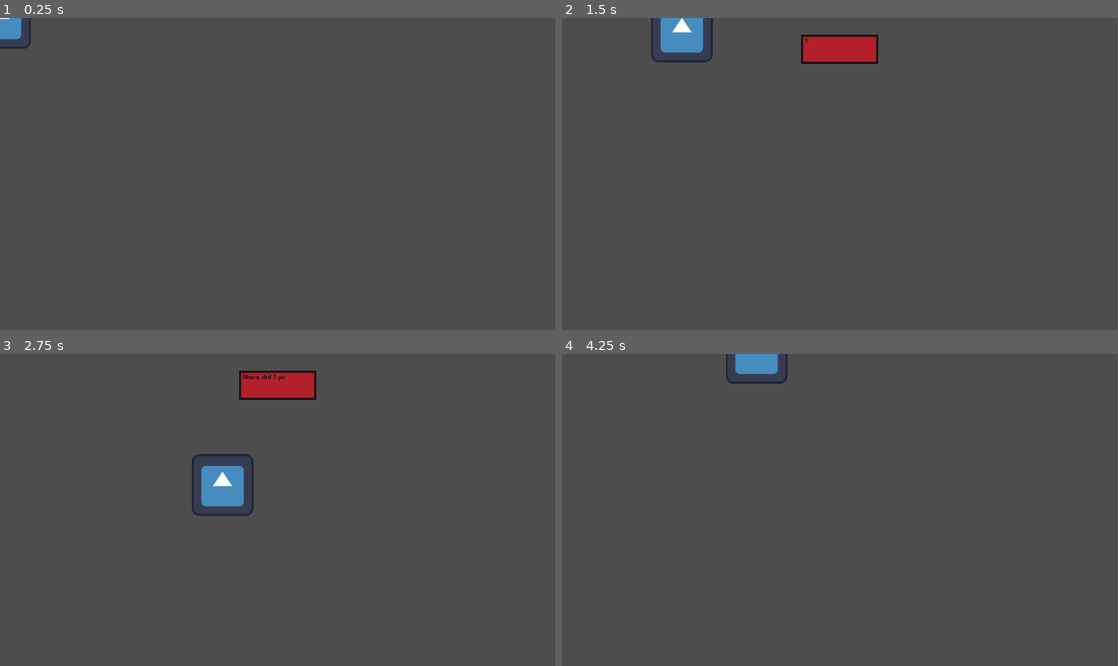
Above: before the commit, frames 1-4 (two rows, left to right).
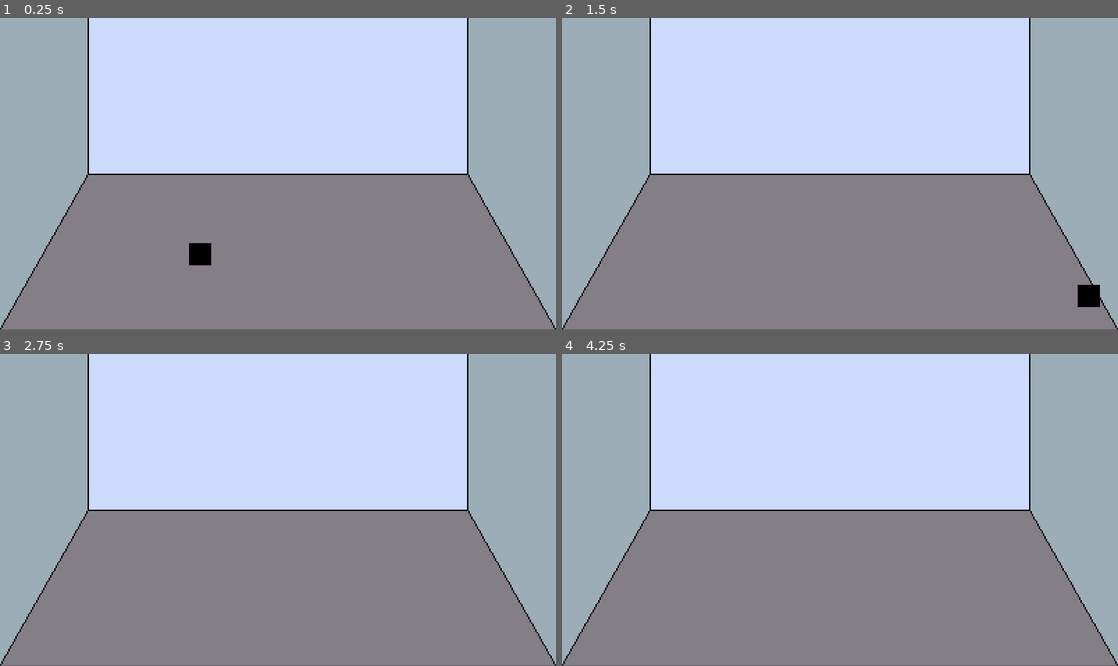
Above: after the commit, the same moments.

Repository: caden602/Project_Museum
Game: Godot game, scene res://scenes/levels/main.tscn
The game is run twice, just before and just after one commit, with the same random seed, the same clock (stepped at 60 frames per second) and the same inputs. The engine's default icon, where the game draws it, is replaced by a stand-in: a white triangle on a blue panel in a dark square.
Inputs:
- Up to frame 1 (0.25 s): no input
- Up to frame 2 (1.5 s): tap Enter at 0.5 s; hold D (move_right) 0.53-1.28 s; hold Space (space) 0.53-1.28 s; hold S (move_down) from 1.28 s (still down); tap Space (space) at 1.35 s
- Up to frame 3 (2.75 s): release S (move_down) at 2.03 s; hold D (move_right) from 2.03 s (still down); hold Space (space) from 2.03 s (still down)
- Up to frame 4 (4.25 s): release D (move_right) at 2.78 s; release Space (space) at 2.78 s; hold W (move_up) 2.78-3.53 s; tap Space (space) at 2.85 s; hold A (move_left) from 3.53 s (still down); hold Space (space) from 3.53 s (still down)
In our replay, the window is 799x449 before the commit and 800x448 after it. These sizes can differ from the game's own. Grey fills any space a smaller window leaves; there, only what the larger window draws over its background counts as a difference.

The runs differ from the first frame. In frame 1, 100% of the frame differs, in the area x 0-100%, y 0-100%; in frame 2, 100%; in frame 3, 100%; in frame 4, 100%.

Commit message:
Add place-holder sprites, scene camera, collision boxes

Diff:
--- a/assets/player.tscn
+++ b/assets/player.tscn
@@ -1,20 +1,22 @@
 [gd_scene load_steps=5 format=3 uid="uid://q85t8tsv1jaj"]
 
-[ext_resource type="Texture2D" uid="uid://h65lnrmut8c7" path="res://icon.svg" id="1_7b6vl"]
 [ext_resource type="Script" path="res://scripts/player.gd" id="1_gqfxu"]
+[ext_resource type="Texture2D" uid="uid://c0kfki6sjeksj" path="res://assets/sprites/test_sprites/Black.png" id="2_4hs2v"]
 
 [sub_resource type="CircleShape2D" id="CircleShape2D_sggu1"]
+radius = 5.0
 
 [sub_resource type="CircleShape2D" id="CircleShape2D_qjypy"]
-radius = 65.0692
+radius = 8.06226
 
 [node name="Player" type="CharacterBody2D"]
 script = ExtResource("1_gqfxu")
 
 [node name="Sprite2D" type="Sprite2D" parent="."]
-texture = ExtResource("1_7b6vl")
+texture = ExtResource("2_4hs2v")
 
 [node name="CollisionShape2D" type="CollisionShape2D" parent="."]
+position = Vector2(0, 3)
 shape = SubResource("CircleShape2D_sggu1")
 
 [node name="DialogInteractionArea" type="Area2D" parent="."]
--- a/project.godot
+++ b/project.godot
@@ -18,6 +18,12 @@
 [autoload]
 
 SignalBus="*res://singletons/signal_bus.gd"
+
+[display]
+
+window/size/viewport_width=400
+window/size/viewport_height=224
+window/stretch/mode="viewport"
 
 [input]
 
--- a/scenes/levels/main.tscn
+++ b/scenes/levels/main.tscn
@@ -1,33 +1,47 @@
-[gd_scene load_steps=6 format=3 uid="uid://cf5ngwvuv5mcw"]
+[gd_scene load_steps=7 format=3 uid="uid://cf5ngwvuv5mcw"]
 
 [ext_resource type="PackedScene" uid="uid://q85t8tsv1jaj" path="res://assets/player.tscn" id="1_rrj3h"]
+[ext_resource type="Texture2D" uid="uid://lh13khadejlc" path="res://assets/sprites/test_sprites/Test_Scene.png" id="1_yhwuu"]
 [ext_resource type="PackedScene" uid="uid://yaskmpkls40f" path="res://scenes/dialog/dialog_area.tscn" id="2_gwkgc"]
 [ext_resource type="PackedScene" uid="uid://cum3uhbgu6q8j" path="res://scenes/ui/dialog_player.tscn" id="3_lwolx"]
 
-[sub_resource type="RectangleShape2D" id="RectangleShape2D_h8vy4"]
-size = Vector2(256, 476)
+[sub_resource type="RectangleShape2D" id="RectangleShape2D_oeyrb"]
+size = Vector2(31.25, 54.5)
 
-[sub_resource type="RectangleShape2D" id="RectangleShape2D_oeyrb"]
-size = Vector2(99, 264)
+[sub_resource type="RectangleShape2D" id="RectangleShape2D_j6h7x"]
+size = Vector2(401, 27)
 
 [node name="main" type="Node2D"]
 process_mode = 3
 
+[node name="Camera2D" type="Camera2D" parent="."]
+position = Vector2(200, 112)
+
+[node name="Background" type="Sprite2D" parent="."]
+texture_filter = 1
+position = Vector2(200, 112)
+texture = ExtResource("1_yhwuu")
+metadata/_edit_lock_ = true
+
 [node name="Player" parent="." instance=ExtResource("1_rrj3h")]
+position = Vector2(144, 170)
 
 [node name="Barrier" type="StaticBody2D" parent="."]
 
-[node name="CollisionShape2D" type="CollisionShape2D" parent="Barrier"]
-position = Vector2(795, 229)
-shape = SubResource("RectangleShape2D_h8vy4")
+[node name="CollisionPolygon2D" type="CollisionPolygon2D" parent="Barrier"]
+polygon = PackedVector2Array(337, 113, 401, 226, 400, 2, 0, 1, 0, 225, 64, 112)
 
 [node name="DialogAreaDoor" parent="." instance=ExtResource("2_gwkgc")]
 position = Vector2(167, 0)
 text_key = "door"
 
 [node name="CollisionShape2D" parent="DialogAreaDoor" index="0"]
-position = Vector2(-2, 0)
+position = Vector2(-75.625, 84.25)
 shape = SubResource("RectangleShape2D_oeyrb")
+
+[node name="CollisionShape2D2" type="CollisionShape2D" parent="DialogAreaDoor"]
+position = Vector2(33.5, 237.5)
+shape = SubResource("RectangleShape2D_j6h7x")
 
 [node name="DialogPlayer" parent="." instance=ExtResource("3_lwolx")]
 scene_text_file = "res://dialog/world_dialog.json"
--- a/scenes/ui/dialog_player.tscn
+++ b/scenes/ui/dialog_player.tscn
@@ -1,6 +1,6 @@
 [gd_scene load_steps=4 format=3 uid="uid://cum3uhbgu6q8j"]
 
-[ext_resource type="Texture2D" uid="uid://5p1hhu66drwm" path="res://assets/Dialogue-Background.png" id="1"]
+[ext_resource type="Texture2D" uid="uid://5p1hhu66drwm" path="res://assets/sprites/dialog_sprites/Dialogue-Background.png" id="1"]
 [ext_resource type="FontFile" uid="uid://dh1rgegq0qcel" path="res://assets/fonts/DefaultFont.tres" id="2"]
 [ext_resource type="Script" path="res://scenes/ui/dialog_player.gd" id="3"]
 
@@ -9,13 +9,18 @@
 script = ExtResource("3")
 scene_text_file = null
 
+[node name="Timer" type="Timer" parent="."]
+wait_time = 0.1
+
 [node name="Background" type="TextureRect" parent="."]
 anchors_preset = 5
 anchor_left = 0.5
 anchor_right = 0.5
-offset_left = -80.0
-offset_top = 35.0
-offset_bottom = 65.0
+offset_left = -75.0
+offset_top = 162.0
+offset_right = 5.0
+offset_bottom = 192.0
+grow_horizontal = 2
 scale = Vector2(2, 2)
 texture = ExtResource("1")
 
@@ -23,17 +28,15 @@
 anchors_preset = 5
 anchor_left = 0.5
 anchor_right = 0.5
-offset_left = -72.0
-offset_top = 40.0
-offset_right = 72.0
-offset_bottom = 90.0
+offset_left = -67.0
+offset_top = 167.0
+offset_right = 77.0
+offset_bottom = 217.0
+grow_horizontal = 2
 theme_override_colors/font_color = Color(0.0784314, 0.0627451, 0.0745098, 1)
 theme_override_fonts/font = ExtResource("2")
 autowrap_mode = 2
 visible_characters = 0
 visible_ratio = 0.23
 
-[node name="Timer" type="Timer" parent="."]
-wait_time = 0.1
-
 [connection signal="timeout" from="Timer" to="." method="_on_timer_timeout"]
Renamed: assets/Background.png -> assets/sprites/dialog_sprites/Background.png
Not shown, changed: assets/sprites/dialog_sprites/Background.png.import
Renamed: assets/Dialogue-Background.png -> assets/sprites/dialog_sprites/Dialogue-Background.png
Not shown, added: assets/sprites/dialog_sprites/Dialogue-Background.png.import
Binary file added: assets/sprites/test_sprites/Black.png
Not shown, changed: assets/sprites/test_sprites/Black.png.import
Binary file added: assets/sprites/test_sprites/Test_Scene.png
Not shown, added: assets/sprites/test_sprites/Test_Scene.png.import
